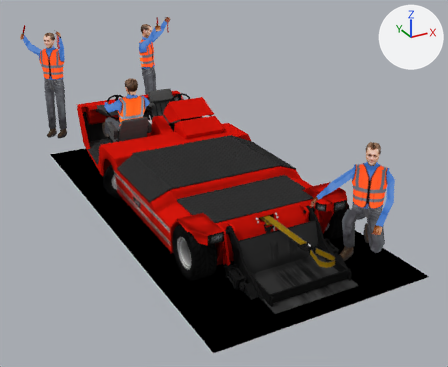
What one commit did to the Blender file objects/src/Lektro AP88/AP88.blend.
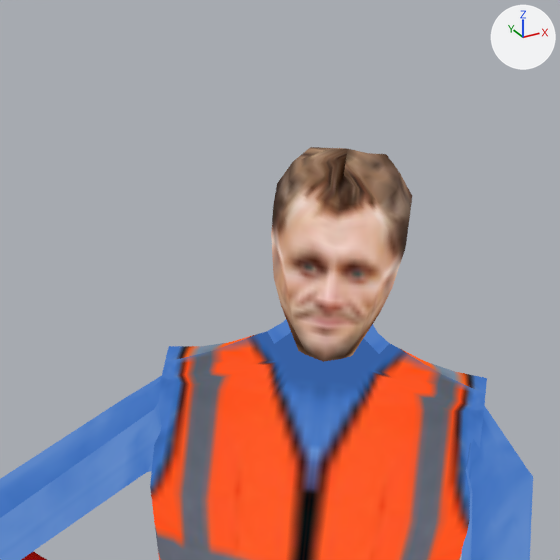
The first picture shows the older version from a camera (50 mm lens) standing at (-3.4, -6.8, 3.62) and looking at (0.36, 0.03, 0.21). The close-ups show both versions on the part from 75% to 89% of the width and 34% to 51% of the height of that picture; other places that the commit changed are outside them. The axes (+X, +Y, +Z) are drawn at upper right. The lights are the same throughout.

Names of what the first close-up shows: 'Driver arms.001', 'Driver head (clear right).002', 'Driver torso (clear right).002'.
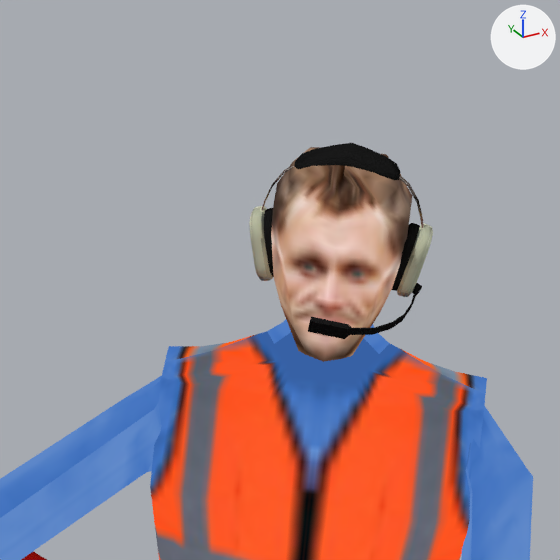
Location of each change, (x1, y1, x2, y2) in pixels of the close-ups (560 x 560 px):
'Headset (winching)', added (black)
    after: (249, 143, 433, 339)

What changed in the scene script:
```text
Add me_cube_053:
    me_cube_053.from_pydata(...)  # 504 vertices, 413 faces; spans x -6.0..241.0, y -26.0..11.0, z -2.0..1.0
    me_cube_053.materials.append(mat_material)  # picture img_aap88_tex_png
Add ob_headset__winching:
    ob_headset__winching = bpy.data.objects.new('Headset (winching)', me_cube_053)
    ob_headset__winching.parent = ob_driver_head__clear_right__002
    ob_headset__winching.matrix_parent_inverse = Matrix(((-7.902, 7.76, 0.0, 24.21), (-5.04, -5.132, -0.925, -2.209), (-0.648, -0.66, 7.193, -8.634), (0.0, 0.0, 0.0, 1.0)))
    ob_headset__winching.location = (1.265, -1.972, 1.058)
    ob_headset__winching.rotation_euler = (-1.86, -0.254, 2.376)  # degrees (-107, -15, 136)
    ob_headset__winching.scale = (0.000927, 0.00547, 0.0584)
```
